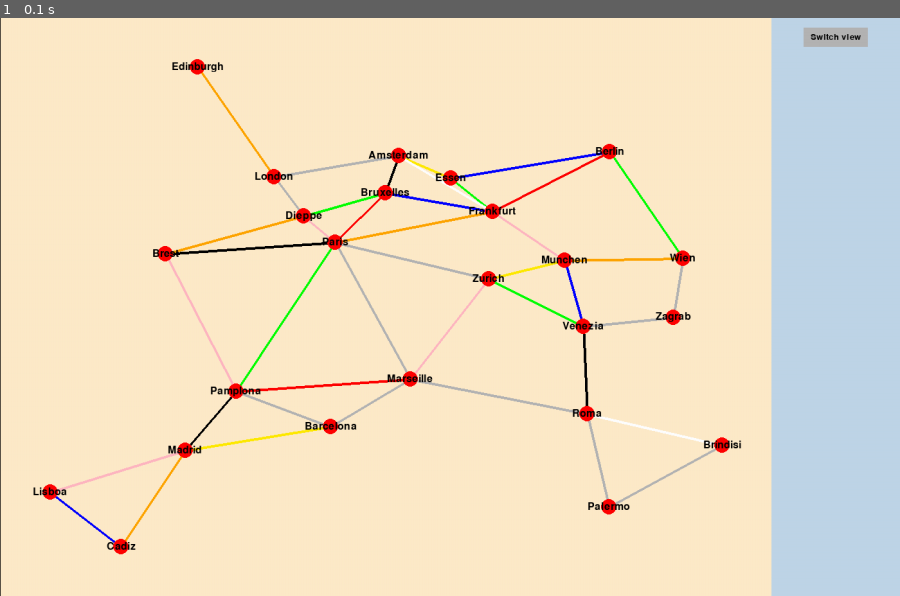
Above: before the commit, frame 1.
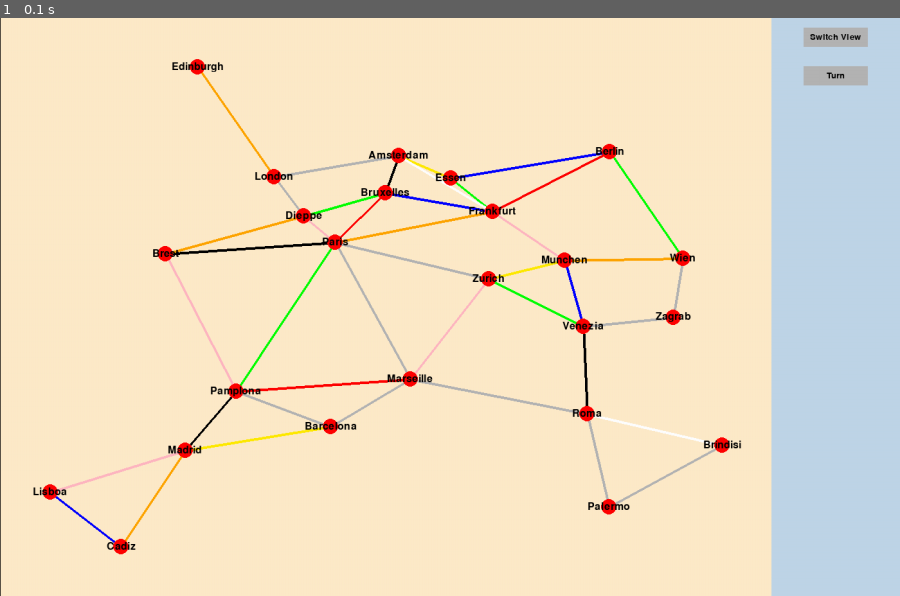
Above: after the commit, the same moment.

Repository: lennard134/TicketToRideLAMAS
Game: pygame game, started from src/pygame_test.py
Same seed, same stepped clock (60 frames per second), same inputs: the game is played once before the commit and once after it.
Inputs:
- Up to frame 1 (0.1 s): no input

The runs differ from the first frame. In frame 1, 0.3% of the frame differs, in the area x 89-97%, y 2-12%.

Commit message:
Added turn possibility and relations

Diff:
--- a/src/model/config.py
+++ b/src/model/config.py
@@ -39,6 +39,7 @@
     'HEIGHT_BUFFER': 2,
     'BUFFER_FACTOR': 20,
     'LINE_THICKNESS': 4,
+    'LINE_THICKNESS_RELATION' : 1,
     'RADIUS': 12,
     'BUTTON_WIDTH': 100,
     'BUTTON_HEIGHT': 30
--- a/src/pygame_test.py
+++ b/src/pygame_test.py
@@ -27,6 +27,7 @@
 HEIGHT_BUFFER = config.PY_GAME_CONFIG['HEIGHT_BUFFER']
 BUFFER_FACTOR = config.PY_GAME_CONFIG['BUFFER_FACTOR']
 LINE_THICKNESS = config.PY_GAME_CONFIG['LINE_THICKNESS']
+LINE_THICKNESS_RELATION = config.PY_GAME_CONFIG['LINE_THICKNESS_RELATION']
 RADIUS = config.PY_GAME_CONFIG['RADIUS']
 COLOURS = config.PY_GAME_COLOUR_CONFIG
 
@@ -120,13 +121,13 @@
                    int(math.sin(2 * math.pi / num * x) * r + SCREEN_HEIGHT / 2)) for x in range(0, num + 1)]
         return points
 
-    def check_button_collision(self, button_x_left, button_y_top, button_x_right, button_y_bottom, mouse):
+    def rectangle_collision(self, x_left, y_top, x_right, y_bottom, mouse):
         """
         Returns True if the mouse is above the button, else False
         """
-        return SCREEN_WIDTH - PANEL_WIDTH + button_x_left <= mouse[0] \
-                <= SCREEN_WIDTH - PANEL_WIDTH + button_x_right and button_y_top <= mouse[1] \
-                <= button_y_bottom
+        return SCREEN_WIDTH - PANEL_WIDTH + x_left <= mouse[0] \
+               <= SCREEN_WIDTH - PANEL_WIDTH + x_right and y_top <= mouse[1] \
+               <= y_bottom
 
     def draw_ttr_board(self, contents: pygame.Surface) -> pygame.Surface:
         """
@@ -227,10 +228,10 @@
                 end_pos = world_coordinate_tuples[world2]
 
                 pygame.draw.line(contents, color=agent_colour, start_pos=start_pos, end_pos=end_pos,
-                                 width=LINE_THICKNESS)
+                                 width=LINE_THICKNESS_RELATION)
 
         # draw worlds
-        for _, coordinate_tuple in world_coordinate_tuples:
+        for _, coordinate_tuple in world_coordinate_tuples.items():
             pygame.draw.circle(contents, (255, 0, 0), coordinate_tuple, radius=RADIUS)
 
         return contents
@@ -238,17 +239,22 @@
     def draw_side_panel(self, side_panel: pygame.Surface, mouse):
         pass
 
-    def draw_button(self, surface, button_x_left, button_y_top, button_x_right, button_y_bottom, mouse):
+    def draw_button(self, surface, button_x_left, button_y_top, button_x_right, button_y_bottom, mouse, font, content):
         """
         Function responsible for drawing a single button in the provided surface (side panel)
         """
-        if SCREEN_WIDTH - PANEL_WIDTH + button_x_left <= mouse[0] <= SCREEN_WIDTH - PANEL_WIDTH + button_x_right \
-                and button_y_top <= mouse[1] <= button_y_bottom:
+        if self.rectangle_collision(button_x_left, button_y_top, button_x_right, button_y_bottom, mouse):
             pygame.draw.rect(surface, BUTTON_COLOUR_DARK,
-                             [button_x_left, BUTTON_HEIGHT / 2, BUTTON_WIDTH, BUTTON_HEIGHT])
+                             [button_x_left, button_y_top, BUTTON_WIDTH, BUTTON_HEIGHT])
         else:
             pygame.draw.rect(surface, BUTTON_COLOUR_LIGHT,
-                             [button_x_left, BUTTON_HEIGHT / 2, BUTTON_WIDTH, BUTTON_HEIGHT])
+                             [button_x_left, button_y_top, BUTTON_WIDTH, BUTTON_HEIGHT])
+
+        text = font.render(content, True, (0, 0, 0))
+        txt_left = button_x_left + BUTTON_WIDTH / 2 - 0.5 * text.get_width()
+        txt_top = button_y_top + BUTTON_HEIGHT / 2 - 0.5 * text.get_height()
+        surface.blit(text, (txt_left, txt_top))
+
         return surface
 
     def run(self):
@@ -284,8 +290,8 @@
                 if event.type == pygame.QUIT:
                     running = False
                 elif event.type == pygame.MOUSEBUTTONDOWN:
-                    if self.check_button_collision(button_x_left, BUTTON_HEIGHT / 2,
-                                                   button_x_right, BUTTON_HEIGHT / 2 + BUTTON_HEIGHT, mouse):
+                    if self.rectangle_collision(button_x_left, BUTTON_HEIGHT / 2,
+                                                button_x_right, BUTTON_HEIGHT / 2 + BUTTON_HEIGHT, mouse):
                         show_board = False if show_board else True
 
             if show_board:
@@ -293,14 +299,17 @@
             else:
                 contents = self.draw_state_space(contents)
 
+            button_font = pygame.font.SysFont('chalkduster.ttf', 20)
+
+            # draw switch button
             side_panel = self.draw_button(side_panel, button_x_left, BUTTON_HEIGHT / 2,
-                                          button_x_right, BUTTON_HEIGHT / 2 + BUTTON_HEIGHT, mouse)
-
-            font1 = pygame.font.SysFont('chalkduster.ttf', 20)
-            text = font1.render("Switch view", True, (0, 0, 0))
-            txt_left = button_x_left + BUTTON_WIDTH / 2 - 0.5 * text.get_width()
-            txt_top = BUTTON_HEIGHT - 0.5 * text.get_height()
-            side_panel.blit(text, (txt_left, txt_top))
+                                          button_x_right, BUTTON_HEIGHT / 2 + BUTTON_HEIGHT,
+                                          mouse, button_font, "Switch View")
+
+            # draw turn button
+            side_panel = self.draw_button(side_panel, button_x_left, BUTTON_HEIGHT / 2 + 2 * BUTTON_HEIGHT,
+                                          button_x_right, BUTTON_HEIGHT / 2 + 3 * BUTTON_HEIGHT,
+                                          mouse, button_font, "Turn")
 
             screen.blit(contents, (WIDTH_BUFFER / 2, HEIGHT_BUFFER / 2 - 1))
             screen.blit(side_panel, (CONTENT_WIDTH, 0))
